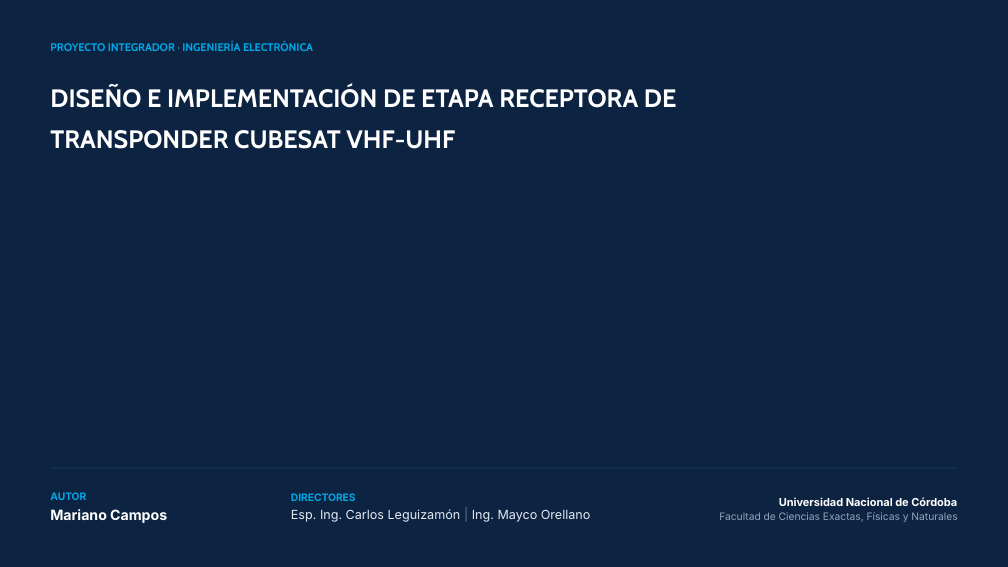
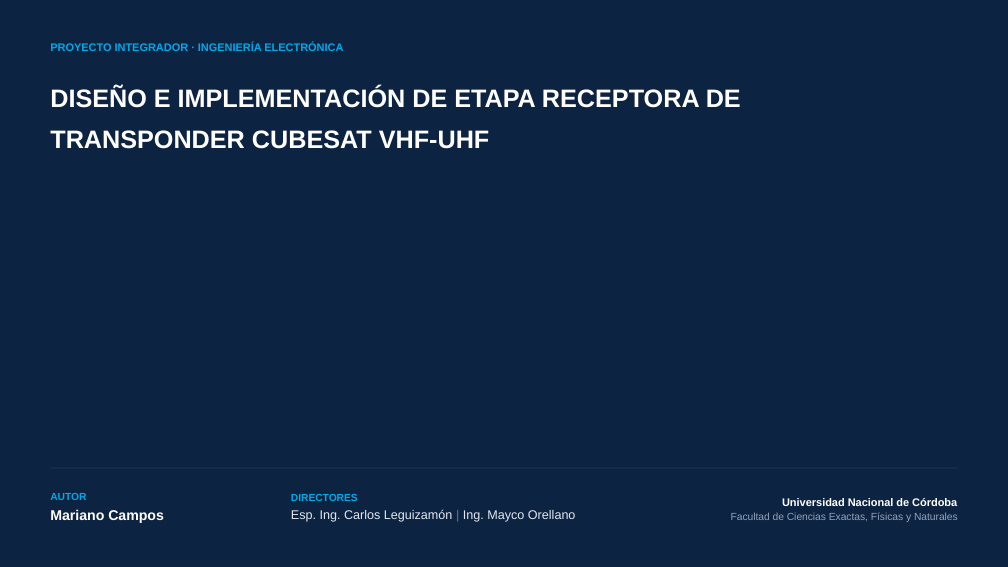
Before and after one commit to marian1911/CUBESAT_Transponder, a slide deck: slide 1 of PI/Presentacion/Presentación de Tesis - Transponder CubeSat.pptx. Drawn at 1008x567 pixels with LibreOffice and Linux fonts; fonts in the diff are those of the drawing. Boxes give left, top, right and bottom in pixels: in the first picture for what was removed or moved away, otherwise in the second. Text is boxed around its words. In the diff, an @@ line names an element or a change of style, - is before the commit and + after.

```diff
--- a/PI/Presentacion/Presentación de Tesis - Transponder CubeSat.pptx
+++ b/PI/Presentacion/Presentación de Tesis - Transponder CubeSat.pptx
@@ text "PROYECTO INTEGRADOR · INGENIERÍA ELECTRÓNICA" at (50, 43, 343, 51): font Cabin to Arial @@
@@ text "DISEÑO E IMPLEMENTACIÓN DE ETAPA ..." at (50, 87, 741, 149): font Cabin to Arial @@
@@ font Inter to Arial in 6 elements at (50, 509, 164, 523), (291, 509, 576, 522), (731, 512, 958, 522), (782, 498, 957, 506), (50, 493, 86, 500), (291, 494, 358, 501) @@
@@ text "Facultad de Ciencias Exactas, Físicas ...": place and size @@
-text "Facultad de Ciencias Exactas, Físicas ..." at (719, 512, 957, 522)
+text "Facultad de Ciencias Exactas, Físicas ..." at (731, 512, 958, 522)
```
Also in this commit, not shown: 31 other slides changed, 14 slides added, 4 slides removed, 16 other files.
